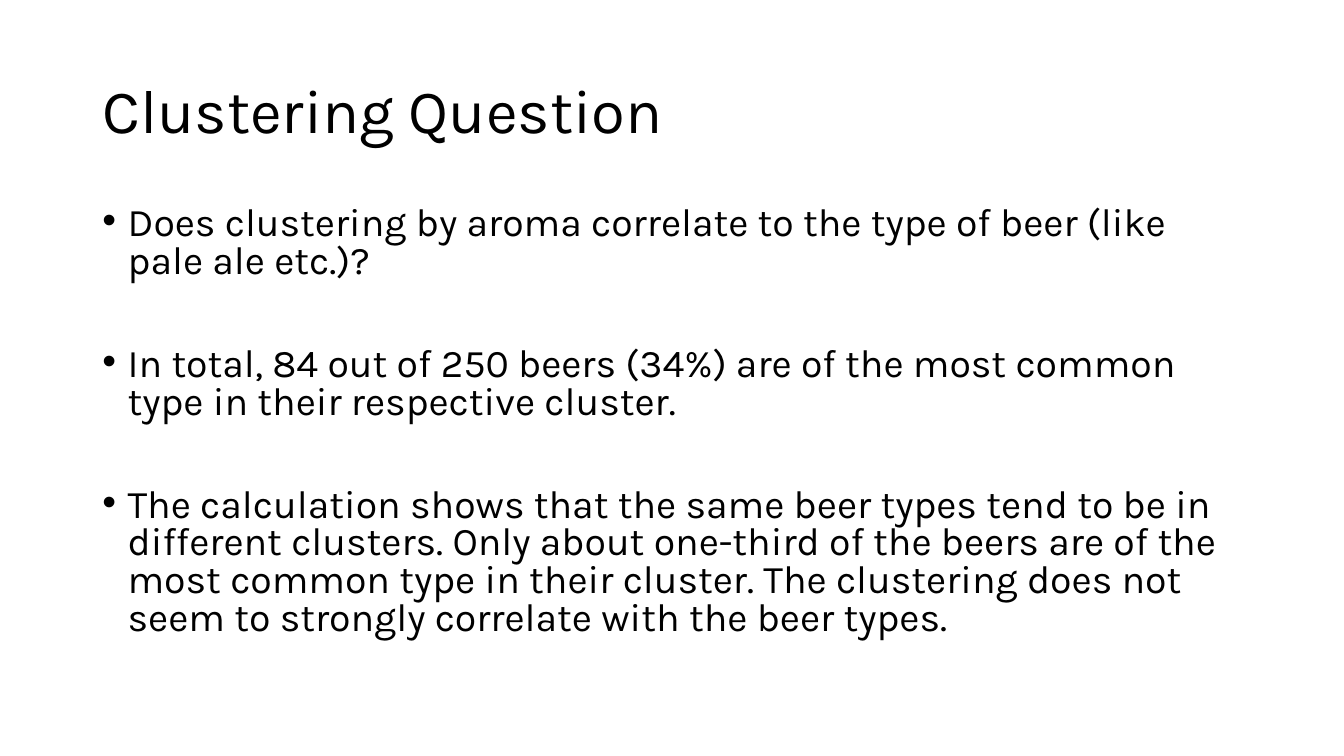
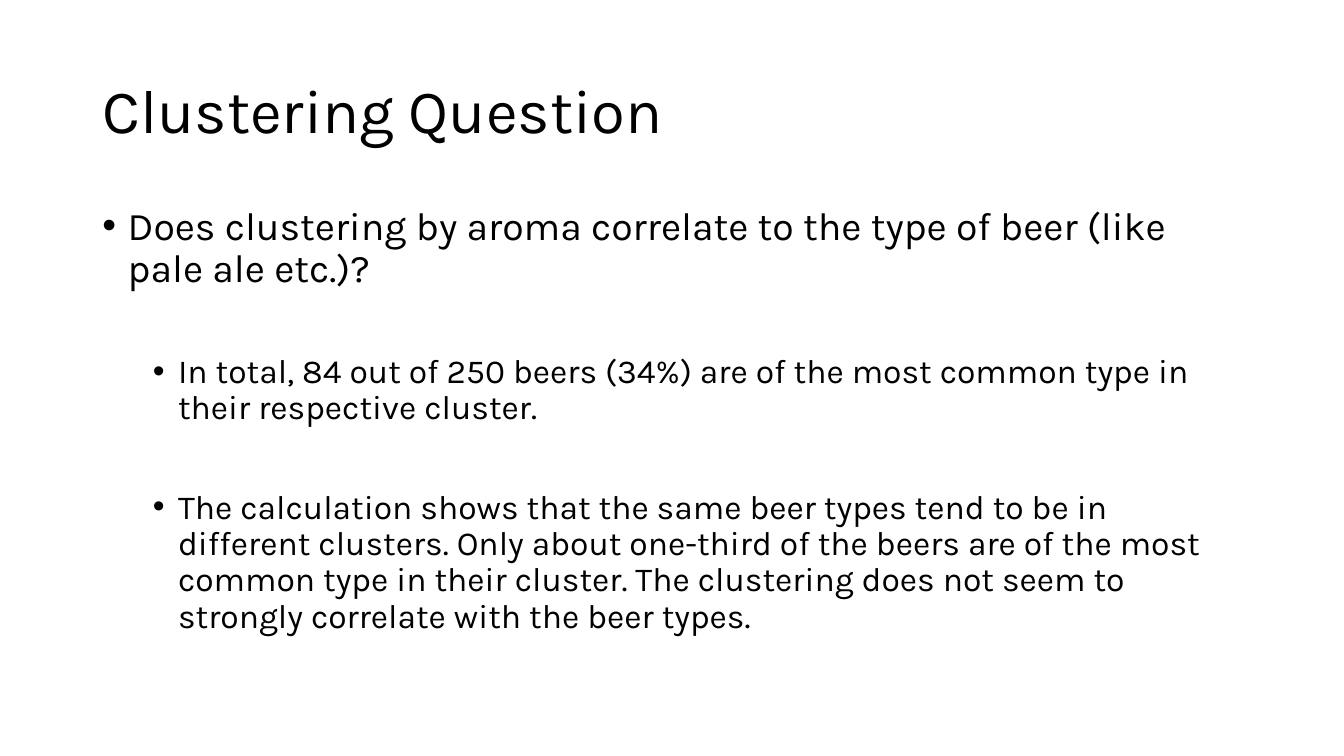
Before and after one commit to XaverB/dmml-beer, a slide deck: slide 12 of presentation/Beer.pptx. Drawn at 1344x756 pixels with LibreOffice and Linux fonts; fonts in the diff are those of the drawing. Boxes give left, top, right and bottom in pixels: in the first picture for what was removed or moved away, otherwise in the second. Text is boxed around its words. In the diff, an @@ line names an element or a change of style, - is before the commit and + after.

Commit message:
Presentation

```diff
--- a/presentation/Beer.pptx
+++ b/presentation/Beer.pptx
@@ text "Does clustering by aroma correlate ..." at box(128, 211, 1200, 636): size 28 to 24 pt in "In total, 84 out of 250 beers ...", "The calculation shows that the same beer ..."; line spacing 0.8 to 0.9; list level 1 to 2 in "In total, 84 out of ..."; list level 1 to 2 in "The calculation shows that the ..." @@
```
Also in this commit, not shown: 1 other slide changed, 3 slides added, 3 slides removed, 2 other files.
